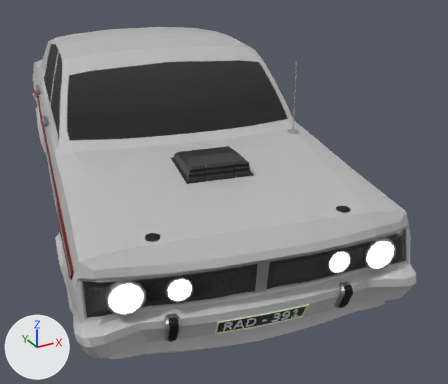
The glTF model public/models/car_8.glb: old version first, new version second.
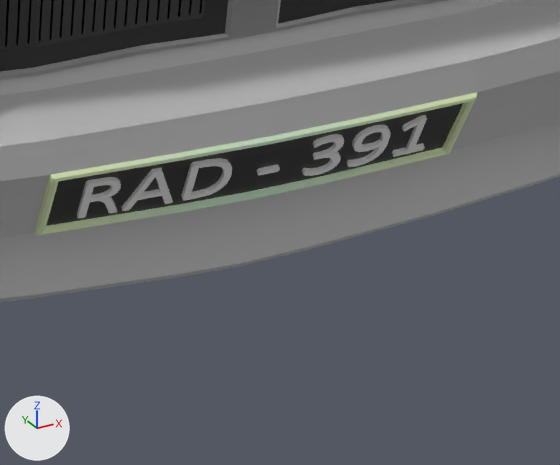
Each version is shown whole from a 50 mm camera at (-16.29, 25.732, 1.248) aimed at (-15.018, 28.045, 0.091), then close up on the part from 46% to 73% of the width and 74% to 100% of the height. Every picture has the same lights, and +X, +Y and +Z are marked at lower left. The first two pictures are the older version. Where no turn or scale is listed for an object, it has been applied to the vertices. Vertices at exactly the same position are counted once.

In view in the first close-up: 'Cube.030', 'Text.012'.
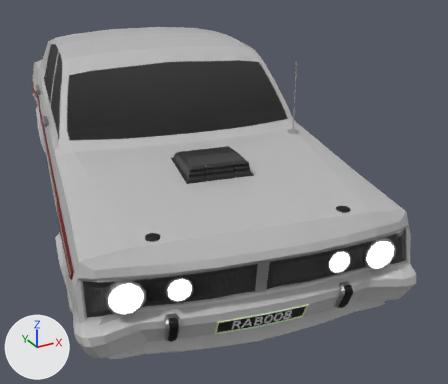
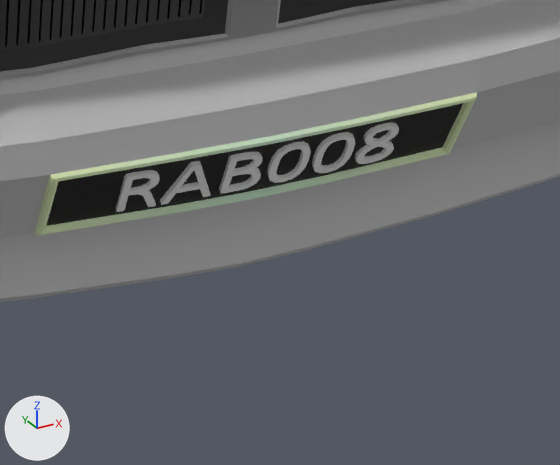
Pixel boxes [x1, y1, x2, y2] of what changed, in the close-ups (560 x 465 px; the box of a moved part takes in the faces that stretch with it):
'Text.012', reshaped (19% narrower, 12% shorter): before [77, 115, 427, 218]; after [116, 122, 399, 212]
part 1 of me_text_008, rebuilt: before [346, 124, 390, 167]; after [355, 122, 399, 164]
part 2 of me_text_008, added: after [219, 151, 262, 194]
part 3 of me_text_008, added: after [267, 141, 311, 183]
part 4 of me_text_008, deleted: before [392, 115, 427, 157]
part 5 of me_text_008, deleted: before [257, 164, 280, 175]
part 6 of me_text_008, moved or reshaped: before [77, 158, 232, 218]; after [116, 161, 211, 212]
part 7 of me_text_008, reshaped: before [302, 134, 344, 176]; after [312, 132, 355, 173]

The change, as a diff of the scene's bpy script:
```diff
--- a/public/models/car_8.glb.py
+++ b/public/models/car_8.glb.py
@@ me_text_008 @@
 # used by ob_text_012; location = (-15.4489, 27.0695, 0.1705)
-me_text_008.from_pydata(...)  # 584 vertices, 1156 faces; spans x -0.128..0.107, y -0.091..-0.027, z -0.017..0.024
+me_text_008.from_pydata(...)  # 526 vertices, 1060 faces; spans x -0.103..0.082, y -0.087..-0.033, z -0.017..0.024
+# me_text_008 part 1: the loose piece of 108 vertices spanning x 0.049..0.075, y -0.086..-0.064, z -0.017..0.024 is rebuilt with 112 vertices and now spans x 0.056..0.082, y -0.087..-0.065, z -0.017..0.024
+# me_text_008 part 2: a new loose piece of 94 vertices spanning x -0.037..-0.009, y -0.071..-0.049, z -0.016..0.023, in mat_text (light grey #e4e4e4)
+# me_text_008 part 3: a new loose piece of 72 vertices spanning x -0.006..0.021, y -0.077..-0.056, z -0.017..0.024, in mat_text (light grey #e4e4e4)
+# me_text_008 part 4: the loose piece of 78 vertices spanning x 0.082..0.107, y -0.091..-0.068, z -0.016..0.023 is deleted
+# me_text_008 part 5: the loose piece of 24 vertices spanning x -0.012..0.002, y -0.065..-0.059, z -0.003..0.002 is deleted
+# me_text_008 part 6: 3 vertices moved within x -0.095..-0.06, y -0.063..-0.037, z -0.016..0.022; 211 vertices removed from x -0.128..-0.03, y -0.066..-0.027, z -0.017..0.023; 159 vertices added at x -0.103..-0.039, y -0.064..-0.034, z -0.017..0.023
+# me_text_008 part 7: 144 vertices removed from x 0.02..0.045, y -0.081..-0.059, z -0.017..0.024; 70 vertices added at x 0.025..0.051, y -0.082..-0.061, z -0.017..0.024
 me_text_008.materials.append(mat_text)
```
